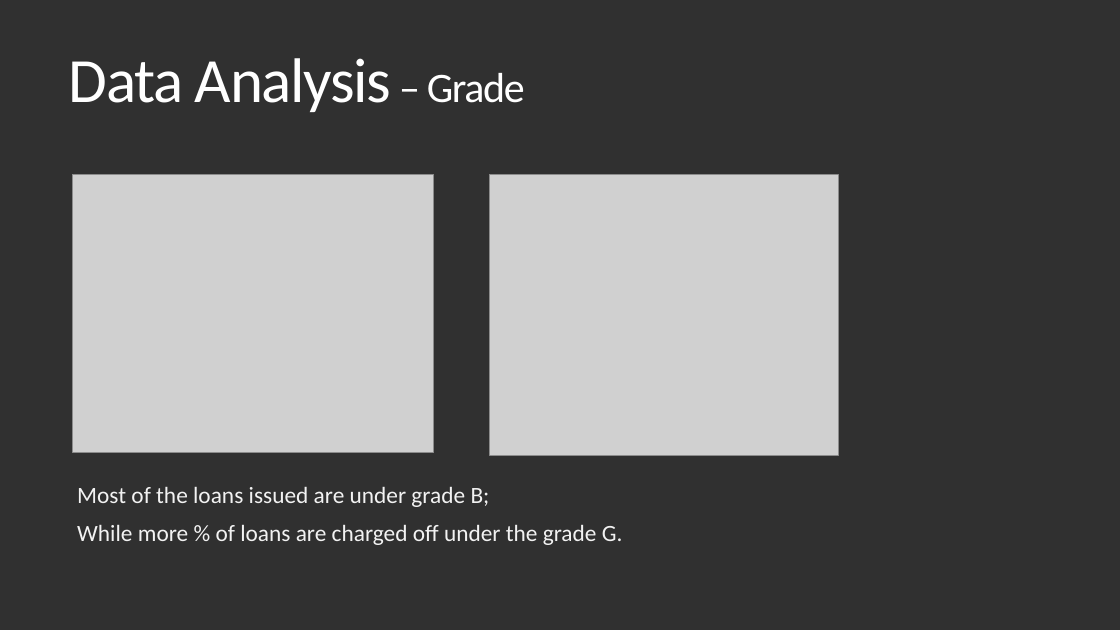
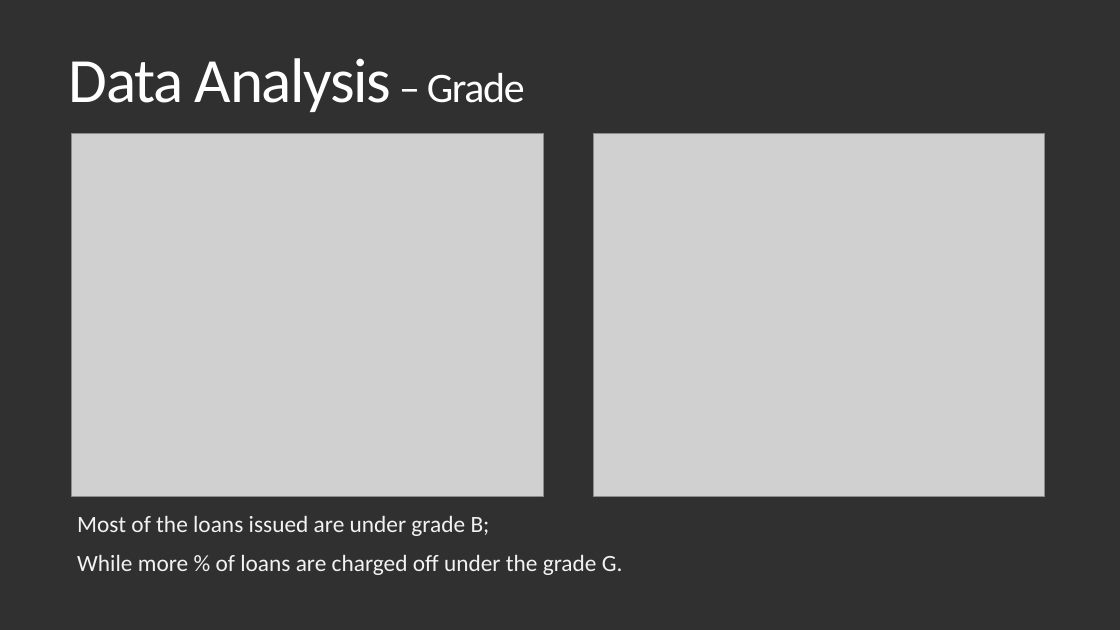
Before and after one commit to Vasista-Eranki/LendingClubCaseStudy, a slide deck: slide 18 of Lending Club Case Study.pptx. Drawn at 1120x630 pixels with LibreOffice and Linux fonts; fonts in the diff are those of the drawing; grey boxes stand for pictures. Boxes give left, top, right and bottom in pixels: in the first picture for what was removed or moved away, otherwise in the second. Text is boxed around its words. In the diff, an @@ line names an element or a change of style, - is before the commit and + after.

```diff
--- a/Lending Club Case Study.pptx
+++ b/Lending Club Case Study.pptx
@@ picture: place and size @@
-picture at box(72, 175, 434, 453)
+picture at box(71, 134, 544, 497)
@@ picture: place and size @@
-picture at box(490, 175, 839, 455)
+picture at box(594, 134, 1045, 497)
@@ text "Most of the loans issued ...": place and size @@
-text "Most of the loans issued ..." at box(77, 487, 623, 545)
+text "Most of the loans issued ..." at box(77, 516, 623, 575)
```
Also in this commit, not shown: 7 other slides changed, 3 slides added, 1 other file.
